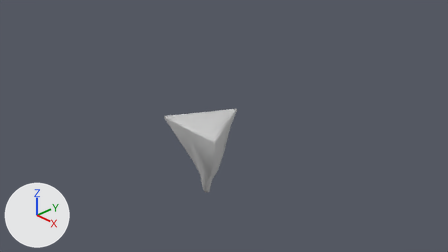
A saved change to the Blender file MapMakingStage1/Assets/User/Yanase/Models/Triangle.blend.
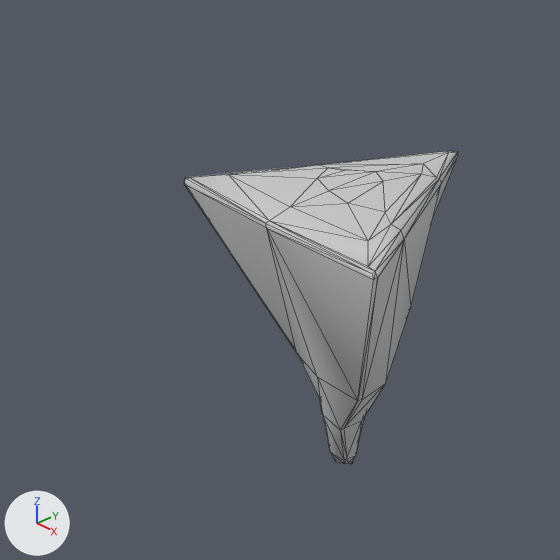
Each version is shown from the file's camera 'Camera', then close up on the part from 26% to 59% of the width and 27% to 87% of the height. Lighting does not change. The marker at lower left points along +X, +Y and +Z. The close-ups show mesh edges as thin lines.

Objects in the first close-up: 'HEXtrainagle'.
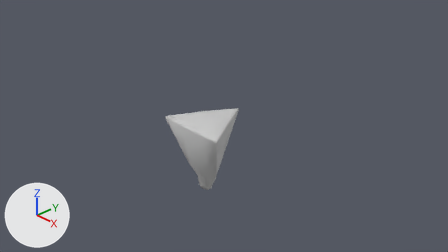
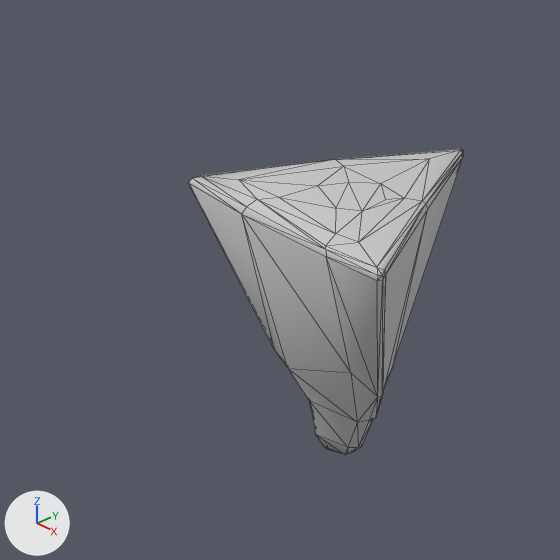
Where the change shows, as pixel boxes [x1, y1, x2, y2] in the close-ups (560 x 560 px):
'HEXtrainagle', reshaped, turned
    before: [184, 151, 458, 464]
    after: [188, 149, 463, 455]

The change in detail:
me_untitled is used by ob_hextrainagle; location (0.0, 0.0, 0.0); rotation (0.0, 0.0, 0.794), in degrees (0, 0, 45).
me_untitled had 107 vertices, 210 faces and spanned x -0.99..0.69, y -0.97..0.71, z -1.3..0.59.
me_untitled now has 107 vertices, 210 faces and spans x -0.87..0.88, y -0.54..1.03, z -1.3..0.6.
me_untitled part 1: 107 of 107 vertices moved; they spanned x -0.99..0.69, y -0.97..0.71, z -1.3..0.59 and now span x -0.87..0.88, y -0.54..1.03, z -1.3..0.6; mean shift (0.04, -0.03, 0.0); largest move (-0.99, 0.27, 0.52) -> (-0.01, 1.03, 0.52).
Object 'HEXtrainagle' (ob_hextrainagle) turns from (0, 0, 45) to (0, 0, 0) degrees about x, y and z.
